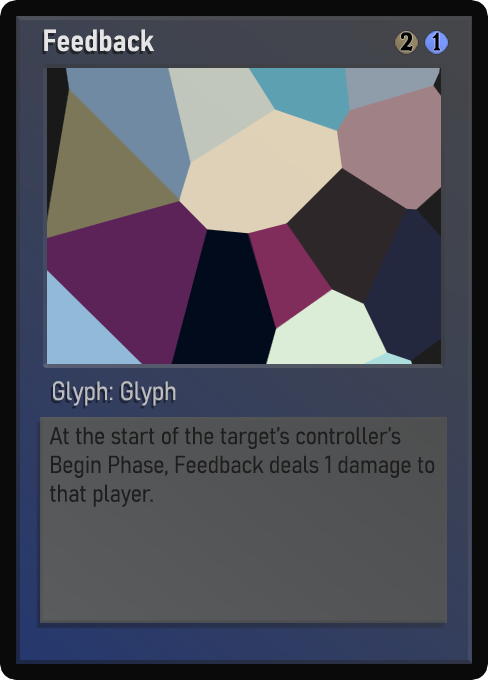
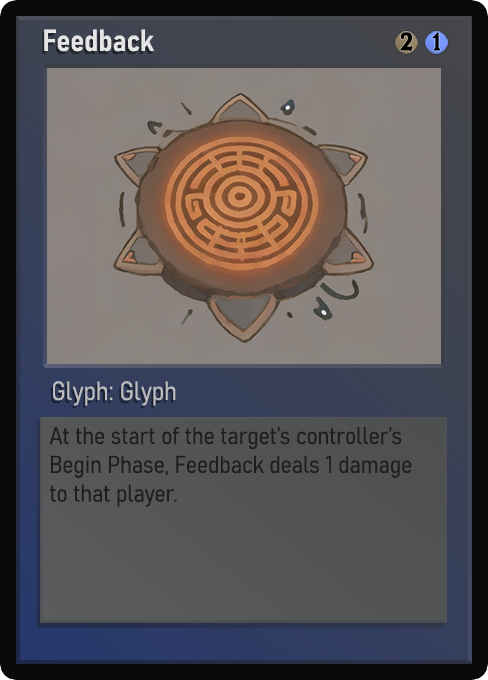
Layers edited between the first and the second 488x680 image:
painted on "Name" over [58, 35, 140, 52]
painted on "Class" over [53, 383, 163, 406]
painted on "Desc_norm" over [52, 427, 435, 507]
painted on "Artwork" over [47, 68, 441, 364]
